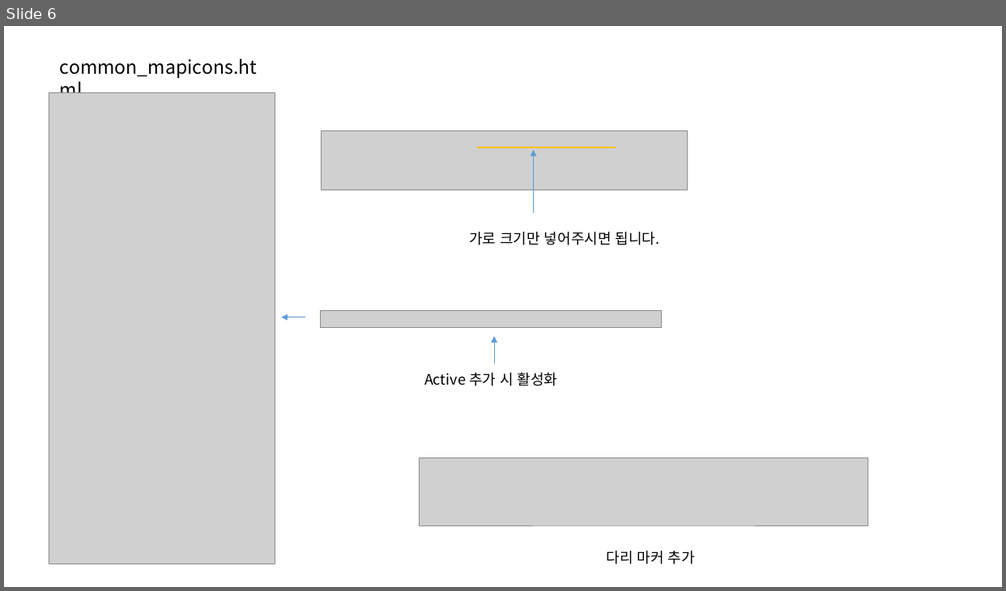
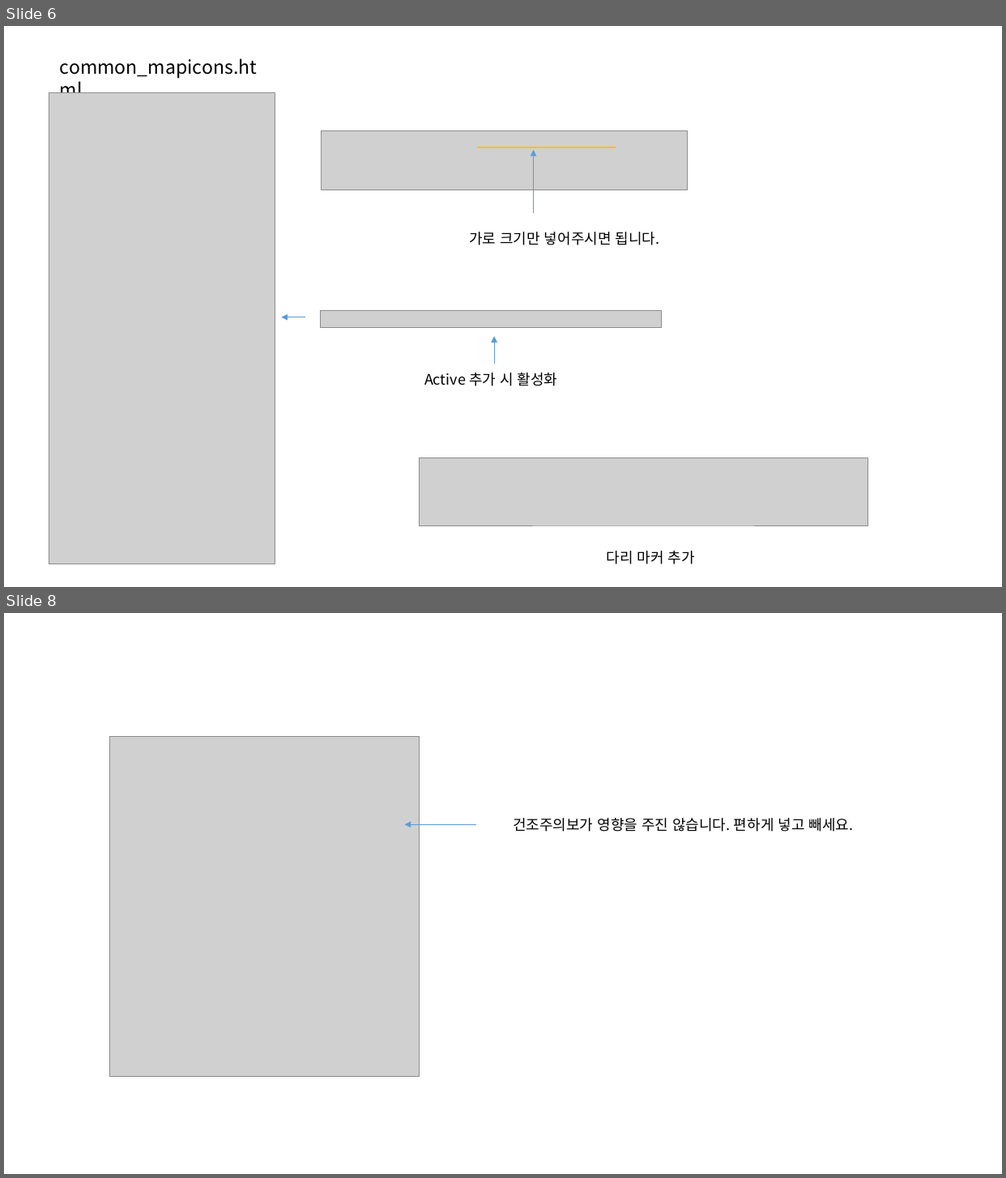
Before and after one commit to jeoungGyy/sejong, a slide deck: ppt/04-13.pptx. Shown one above the other, each under a label of ours: slide 6 before the commit, slides 6 and 8 after it; the slides between them are not shown. The pictures are 1006x591 and 1006x1178 pixels, drawn with LibreOffice and Linux fonts; fonts in the diff are those of the drawing; grey boxes stand for pictures. Boxes give left, top, right and bottom in pixels: in the first picture for what was removed or moved away, otherwise in the second. Text is boxed around its words. In the diff, an @@ line names an element or a change of style, - is before the commit and + after.

```diff
--- a/ppt/04-13.pptx
+++ b/ppt/04-13.pptx
@@ slide 8 added at [4, 613, 1002, 1174], background #FFFFFF @@
@@ picture added at [109, 736, 420, 1077] @@
@@ arrow added from (476, 825) to (404, 825), #5B9BD5 0.5 pt @@
@@ text added at [513, 818, 854, 832], 14 pt, text #000000 @@
+건조주의보가 영향을 주진 않습니다. 편하게 넣고 빼세요.
```
Also in this commit, not shown: 2 other slides added, 2 slides removed, 17 other files.
